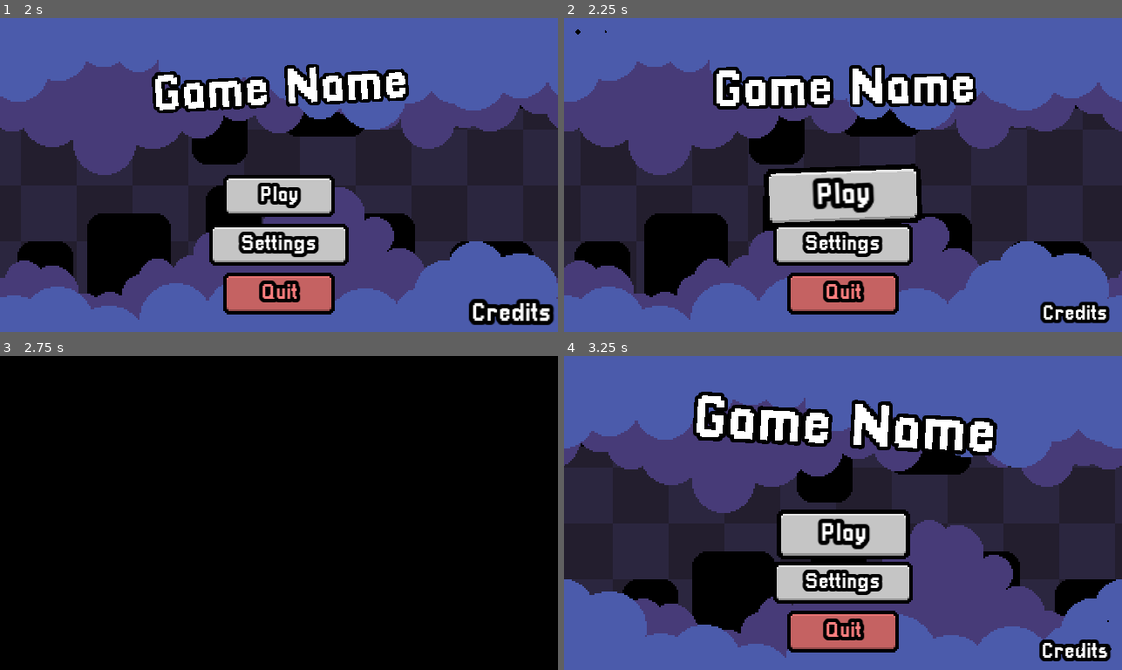
Above: before the commit, frames 1-4 (two rows, left to right).
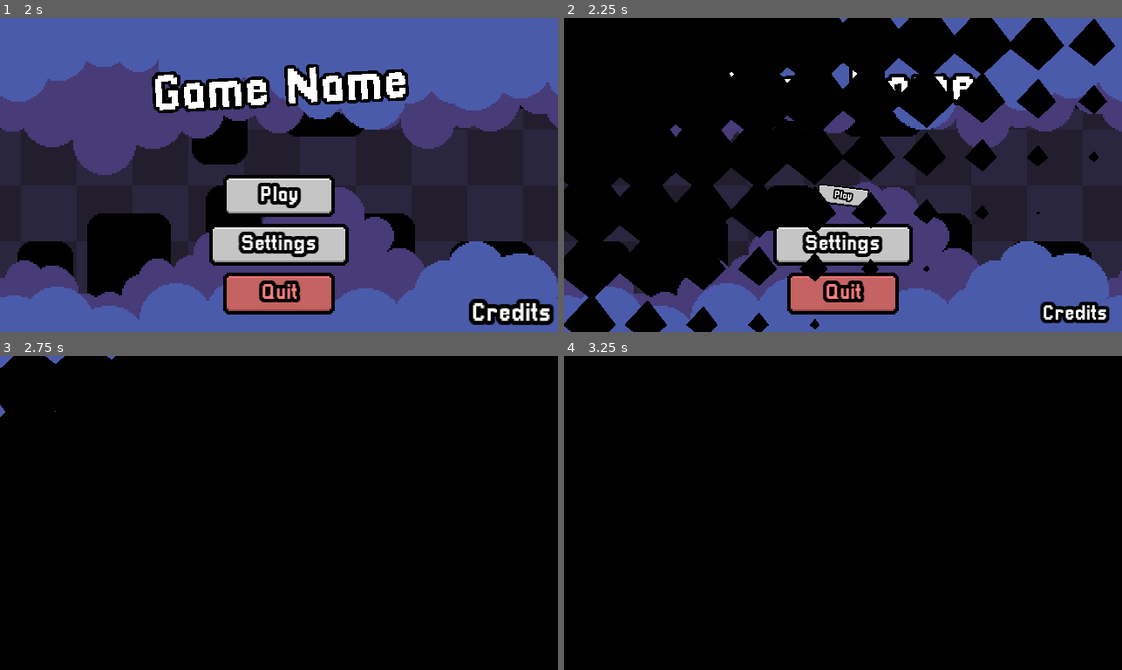
Above: after the commit, the same moments.

Repository: tossudev/godot-main-menu
Game: Godot game, scene res://scenes/main_menu.tscn
Same seed, same stepped clock (60 frames per second), same inputs: the game is played once before the commit and once after it.
Inputs (mouse positions are in pixels of both pictures, inside the frame that each line leads up to):
- Up to frame 1 (2 s): click (279, 244) at 0.5 s; click (507, 313) at 1.25 s
- Up to frame 2 (2.25 s): click (843, 196) at 2 s
- Up to frame 3 (2.75 s): no input
- Up to frame 4 (3.25 s): click (843, 534) at 2.75 s

Frame 1 is identical in both runs. In frame 2, 45% of the frame differs, in the area x 0-99%, y 0-100%; in frame 3, 0.1%; in frame 4, 87%, in the area x 0-100%, y 0-100%.

Commit message:
Fixed scene transitions

Diff:
--- a/scenes/scene_changer.tscn
+++ b/scenes/scene_changer.tscn
@@ -6,12 +6,12 @@
 [sub_resource type="ShaderMaterial" id="ShaderMaterial_jsth2"]
 shader = ExtResource("1_mka6u")
 shader_parameter/progress = 0.0
-shader_parameter/diamondPixelSize = 32.0
+shader_parameter/diamondPixelSize = 64.0
 
 [sub_resource type="ShaderMaterial" id="ShaderMaterial_kd86w"]
 shader = ExtResource("1_mka6u")
 shader_parameter/progress = 0.0
-shader_parameter/diamondPixelSize = 32.0
+shader_parameter/diamondPixelSize = 64.0
 
 [node name="SceneChanger" type="CanvasLayer"]
 script = ExtResource("1_gkdit")
--- a/scripts/main_menu/animation_controller.gd
+++ b/scripts/main_menu/animation_controller.gd
@@ -34,7 +34,7 @@
 	node.set_pivot_offset(pivot_offset)
 
 
-# Connect signals for buttons, eg.
+# Connect signals for buttons.
 func _connect_signals() -> void:
 	for button_node: Object in button_nodes:
 		button_node.mouse_entered.connect(
@@ -57,7 +57,7 @@
 		speed: float):
 
 	# If we change scenes when pressing button, skip animations.
-	if get_tree() == null:
+	if SceneChanger.transition_playing:
 		return
 
 	# Create and play the animation.
--- a/scripts/scene_changer.gd
+++ b/scripts/scene_changer.gd
@@ -1,42 +1,56 @@
 extends CanvasLayer
 
-const TRANSITION_TIME: float = 1.5
+const TRANSITION_TIME: float = 1.0
+
+# Node References
+@onready var transition_nodes: Array = [
+	$TransitionIn,
+	$TransitionOut
+]
 
 var transition_playing: bool = false
 
 
+# Change scene to filepath, do transition animation.
 func change_scene(to: String) -> void:
 	if transition_playing:
 		return
 
 	transition_playing = true
-	await _transition_in()
+	await _scene_transition(true)
 
 	$TransitionOut.material.set_shader_parameter("progress", 1.0)
 	$TransitionIn.material.set_shader_parameter("progress", 0.0)
 
 	get_tree().change_scene_to_file(to)
 
-	_transition_out()
+	_scene_transition(false)
 	transition_playing = false
 
 
-func _transition_in() -> void:
+# Animation for changing scenes.
+func _scene_transition(transition_in: bool) -> void:
+	var transition_node: Object
+	var transition_final_value: float
+
+	# Change transition animation between going in and out.
+	if transition_in:
+		transition_node = transition_nodes[0]
+		transition_final_value = 1.0
+
+	else:
+		transition_node = transition_nodes[1]
+		transition_final_value = 0.0
+
+	# Create animation for transition.
 	var tween = get_tree().create_tween()
-
 	tween.tween_property(
-			$TransitionIn.material, "shader_parameter/progress",
-			1.0, TRANSITION_TIME / 2
-		).set_trans(Tween.TRANS_CUBIC).set_ease(Tween.EASE_IN_OUT)
+			transition_node.material,
+			"shader_parameter/progress",
+			transition_final_value,
+			TRANSITION_TIME / 2
+		).set_trans(Tween.TRANS_LINEAR
+		).set_ease(Tween.EASE_IN_OUT)
 
 	await tween.finished
 	tween.stop()
-
-
-func _transition_out() -> void:
-	var tween_out = get_tree().create_tween()
-
-	tween_out.tween_property(
-			$TransitionOut.material, "shader_parameter/progress",
-			0.0, TRANSITION_TIME / 2
-		).set_trans(Tween.TRANS_CUBIC).set_ease(Tween.EASE_OUT)
